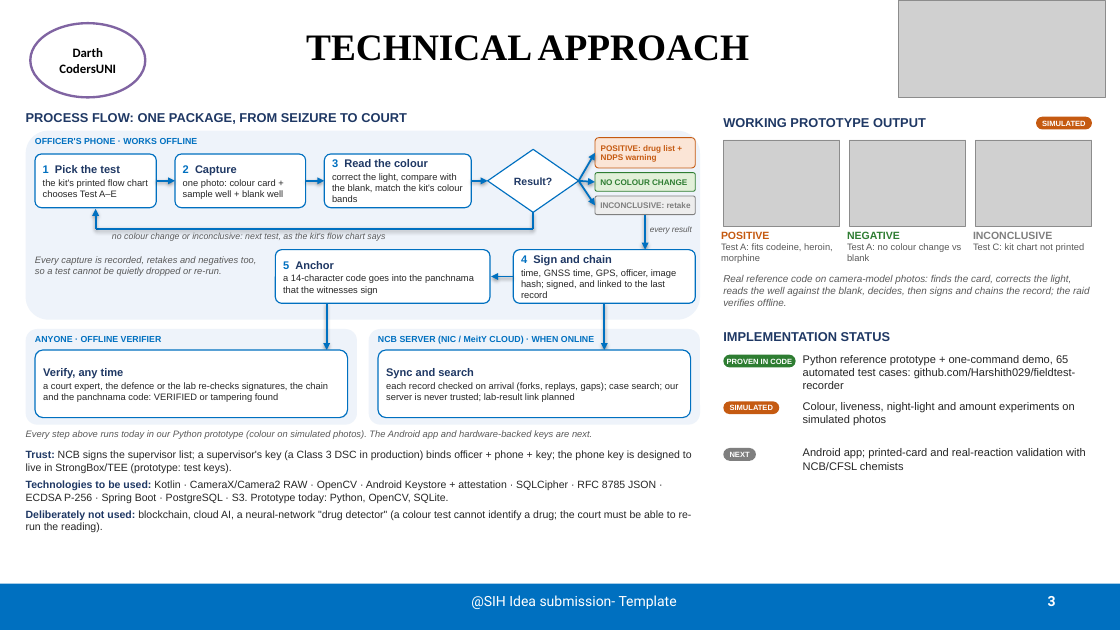
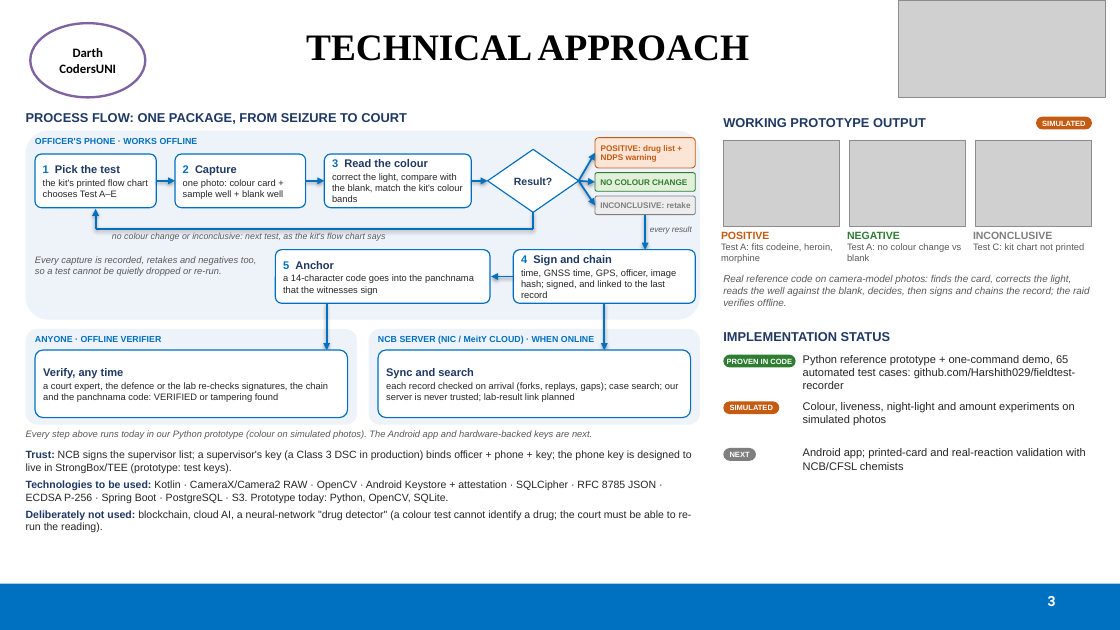
Before and after one commit to Harshith029/fieldtest-recorder, a slide deck: slide 3 of docs/deck/SIH26231_Idea_Submission.pptx. Drawn at 1120x630 pixels with LibreOffice and Linux fonts; fonts in the diff are those of the drawing; grey boxes stand for pictures. Boxes give left, top, right and bottom in pixels: in the first picture for what was removed or moved away, otherwise in the second. Text is boxed around its words. In the diff, an @@ line names an element or a change of style, - is before the commit and + after.

```diff
--- a/docs/deck/SIH26231_Idea_Submission.pptx
+++ b/docs/deck/SIH26231_Idea_Submission.pptx
@@ text removed at bbox=[471, 595, 677, 609] @@
-@SIH Idea submission- Template
```
Also in this commit, not shown: 4 other slides changed, 2 other files.
